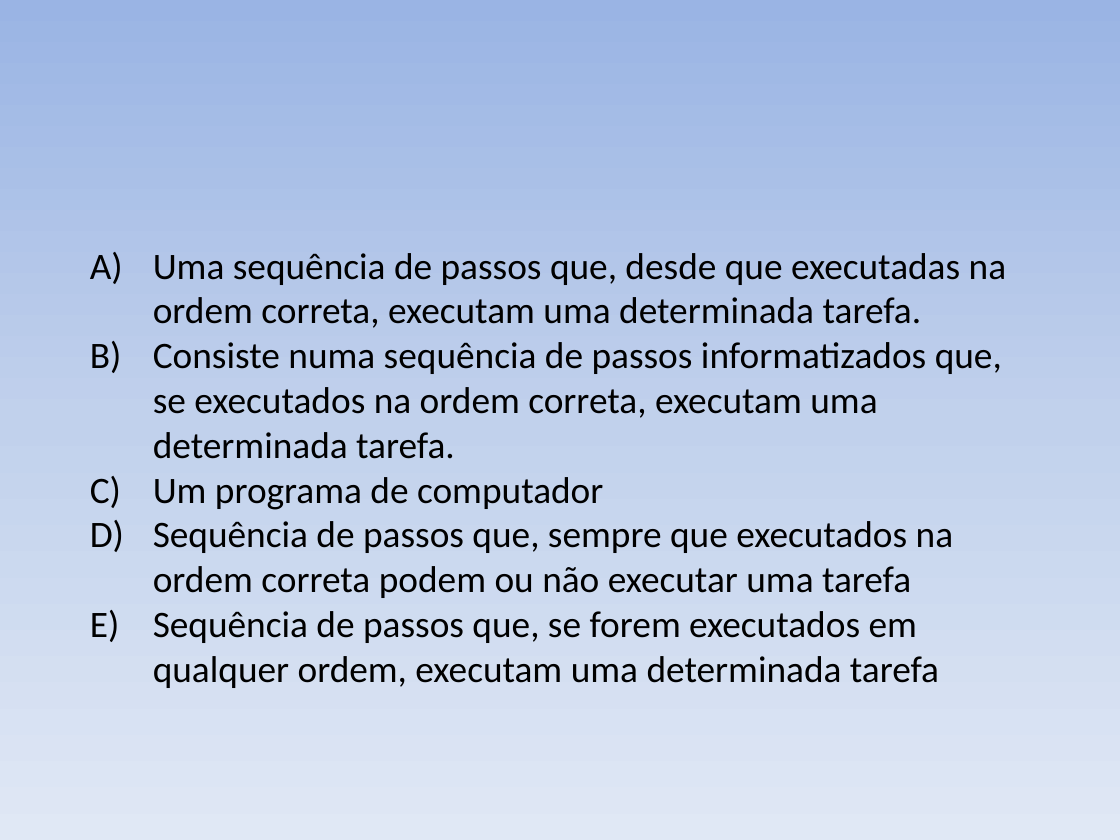
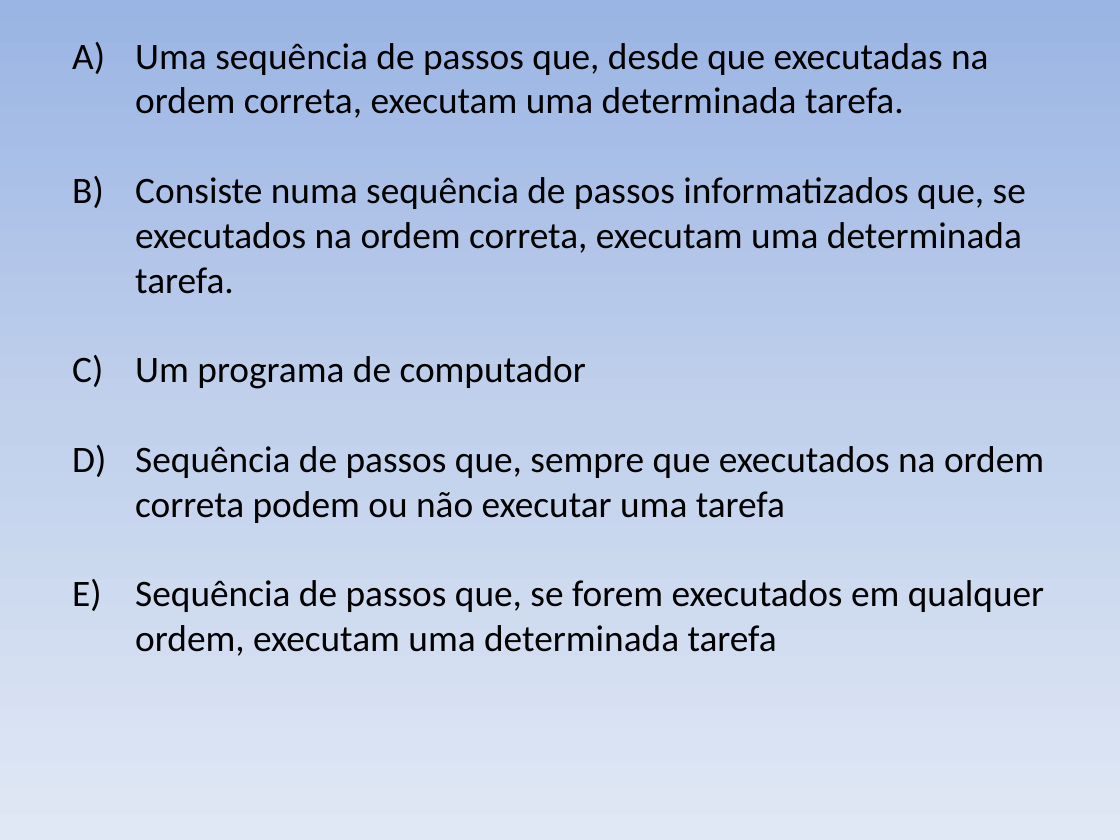
Before and after one commit to italo2403/AULA_L-GICA_PROGRAMA-O, a slide deck: slide 6 of EXERCÍCIOS.pptx (slide 7 before the commit). Drawn at 1120x840 pixels with LibreOffice and Linux fonts; fonts in the diff are those of the drawing. Boxes give left, top, right and bottom in pixels: in the first picture for what was removed or moved away, otherwise in the second. Text is boxed around its words. In the diff, an @@ line names an element or a change of style, - is before the commit and + after.

```diff
--- a/EXERCÍCIOS.pptx
+++ b/EXERCÍCIOS.pptx
@@ text "Uma sequência de passos que, ..." rewrapped from box(153, 253, 1006, 688) to box(135, 43, 1044, 656) @@
```
Also in this commit, not shown: 10 other slides changed, 4 slides added, 7 slides removed, 3 other files.
